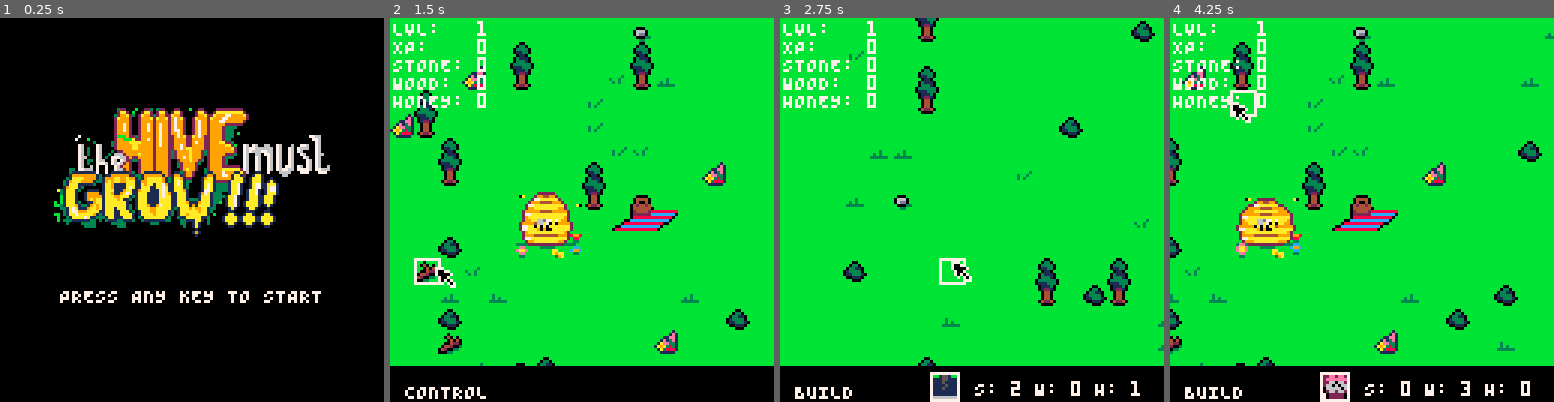
Above: before the commit, frames 1-4 (left to right).
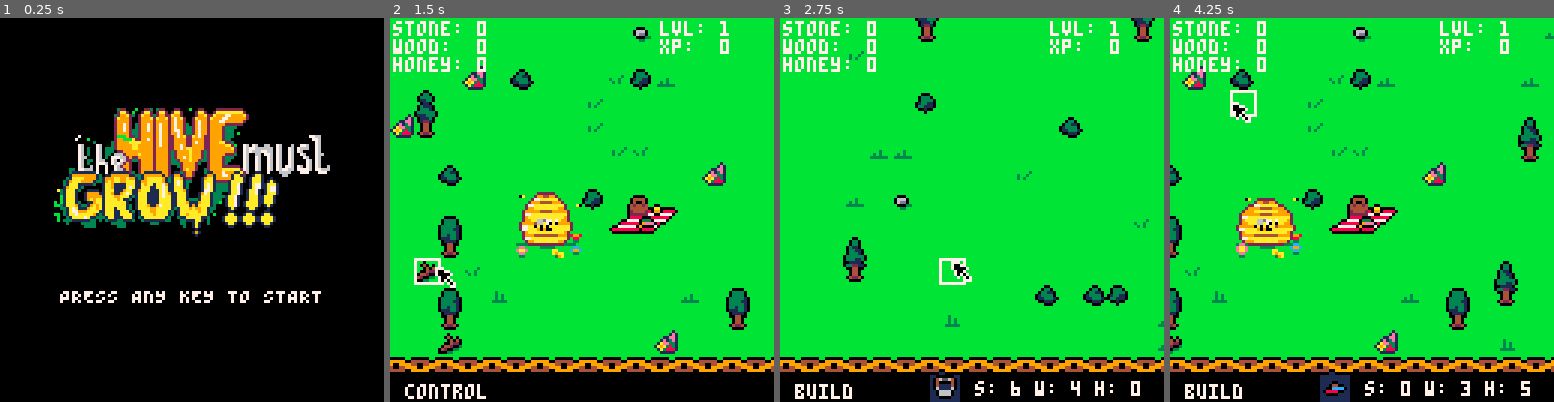
Above: after the commit, the same moments.

Repository: Kiyotoko/the-hive-must-grow
Game: PICO-8 cartridge game.p8
Same seed, same stepped clock (60 frames per second), same inputs: the game is played once before the commit and once after it.
Inputs (mouse positions are in pixels of both pictures, inside the frame that each line leads up to):
- Up to frame 1 (0.25 s): no input
- Up to frame 2 (1.5 s): tap X (X key) at 0.33, 1.07 s; click (670, 121) at 0.67 s; tap O (Z key) at 0.7 s; click (436, 267) at 1.22 s
- Up to frame 3 (2.75 s): hold Right 1.6-2.1 s; tap O (Z key) at 1.7, 2.1, 2.5 s; click (887, 114) at 1.77 s; tap X (X key) at 1.85 s; hold Up 2.15-2.42 s; click (952, 259) at 2.32 s; hold Right from 2.47 s (still down)
- Up to frame 4 (4.25 s): click (1404, 106) at 2.87 s; tap O (Z key) every 0.4 s from 2.9 to 4.1 s; tap X (X key) at 2.97, 4.08 s; release Right at 3.03 s; hold Left 3.08-3.58 s; click (1465, 256) at 3.42 s; hold Down 3.63-3.97 s; click (1231, 102) at 3.97 s; hold Right from 4.02 s (still down)

The runs differ from the first frame. In frame 1, 0.2% of the frame differs, in the area x 27-61%, y 27-39%; in frame 2, 9.9%; in frame 3, 8.5%; in frame 4, 11%, in the area x 0-100%, y 0-100%.

Commit message:
Release for game jam

Diff:
--- a/buildings.lua
+++ b/buildings.lua
@@ -50,10 +50,11 @@
     },
     display = Cycle.new{},
     dim = Vec2.new{ x=3, y=3 },
-    icon = 24,
-    price = Inventory.new{
-        stone = 3,
-        honey = 9
+    icon = 68,
+    price = Inventory.new{
+        stone = 2,
+        wood = 4,
+        honey = 6
     }
 }
 Hive.__index = Hive
@@ -78,10 +79,10 @@
     },
     display = Cycle.new{},
     dim = Vec2.new{ x=3, y=3 },
-    icon = 30,
-    price = Inventory.new{
-        stone = 2,
-        honey = 1
+    icon = 84,
+    price = Inventory.new{
+        stone = 6,
+        wood = 4
     }
 }
 Farm.__index = Farm
@@ -111,12 +112,16 @@
 end
 
 Clock = {
-    frames = List.from{ Vec2.new{ y=3 }},
-    display = Cycle.new{},
+    frames = List.from{
+        Vec2.new{ y=3 },
+        Vec2.new{ x=3, y=3 }
+    },
+    display = Cycle.new{ max=2 },
     dim = Vec2.new{ x=3, y=3 },
-    icon = 120,
-    price = Inventory.new{
-        wood = 3
+    icon = 83,
+    price = Inventory.new{
+        stone = 2,
+        wood = 6
     }
 }
 Clock.__index = Clock
@@ -135,18 +140,19 @@
 end
 
 function Clock:draw()
-    local frame = Clock.frames:get(Storage.display.val)
+    local frame = Clock.frames:get(Clock.display.val)
     map(frame.x, frame.y, Tile2Pixel(self.pos.x), Tile2Pixel(self.pos.y), Clock.dim.x, Clock.dim.y)
 end
 
 ---@class Storage: Building
 Storage = {
-    frames = List.from{ Vec2.new{ x=3, y=3 }},
+    frames = List.from{ Vec2.new{ x=12, y=4 }},
     display = Cycle.new{},
     dim = Vec2.new{ x=3, y=2 },
-    icon = 123,
-    price = Inventory.new{
-        stone = 4
+    icon = 66,
+    price = Inventory.new{
+        wood = 3,
+        honey = 5
     }
 }
 Storage.__index = Storage
@@ -171,7 +177,7 @@
 
 function Storage:draw()
     local frame = Storage.frames:get(Storage.display.val)
-    map(frame.x, frame.y, Tile2Pixel(self.pos.x), Tile2Pixel(self.pos.y), Farm.dim.x, Farm.dim.y)
+    map(frame.x, frame.y, Tile2Pixel(self.pos.x), Tile2Pixel(self.pos.y), Storage.dim.x, Storage.dim.y)
 end
 
 Queen = {
@@ -181,9 +187,10 @@
     },
     display = Cycle.new{ max=2 },
     dim = Vec2.new{ x=3, y=3 },
-    icon = 56,
-    price = Inventory.new{
-        honey = 18
+    icon = 67,
+    price = Inventory.new{
+        wood = 1,
+        honey = 10
     }
 }
 Queen.__index = Queen
@@ -200,13 +207,16 @@
 
 Tradeport = {
     frames = List.from{
-        Vec2.new{ }
-    },
-    display = Cycle.new{},
-    dim = Vec2.new{ x=3, y=3 },
-    icon = 56,
-    price = Inventory.new{
-        stone = 4
+        Vec2.new{ x=12 },
+        Vec2.new{ x=12, y=2 }
+    },
+    display = Cycle.new{ max=2 },
+    dim = Vec2.new{ x=2, y=2 },
+    icon = 49,
+    price = Inventory.new{
+        stone = 8,
+        wood = 8,
+        honey = 4
     }
 }
 Tradeport.__index = Tradeport
@@ -235,10 +245,39 @@
     map(frame.x, frame.y, Tile2Pixel(self.pos.x), Tile2Pixel(self.pos.y), Tradeport.dim.x, Tradeport.dim.y)
 end
 
+Box = {
+    frames = List.from{
+        Vec2.new{ x=14, y=2 }
+    },
+    display = Cycle.new{},
+    dim = Vec2.new{ x=2, y=2 },
+    icon = 50,
+    price = Inventory.new{
+        stone = 1,
+        wood = 2,
+        honey = 4
+    }
+}
+Box.__index = Box
+
+function Box.new(pos)
+    Player:get_xp(15)
+    return Building.new(pos, Box, true)
+end
+
+function Box:draw()
+    local frame = Box.frames:get(Box.display.val)
+    map(frame.x, frame.y, Tile2Pixel(self.pos.x), Tile2Pixel(self.pos.y), Box.dim.x, Box.dim.y)
+end
+
+
 Fauna = {
     types = List.from{
-        Vec2.new{ x=12 },
-        Vec2.new{ x=13 }
+        Vec2.new{ x=12, y=6 },
+        Vec2.new{ x=13, y=6 },
+        Vec2.new{ x=14, y=6 },
+        Vec2.new{ x=15, y=6 },
+        Vec2.new{ x=16, y=6 }
     },
     dim = Vec2.new{ x=1, y=2 }
 }
@@ -246,7 +285,7 @@
 
 function Fauna.new(pos)
     local created = Building.new(pos, Fauna, true)
-    created.type = flr(rnd(2))
+    created.type = flr(rnd(5))
     return created
 end
 
@@ -256,7 +295,7 @@
 end
 
 ---Build options is the list of all possible classes that extend from building that the user can build.
-BuildOptions = List.from{Hive, Farm, Clock, Storage, Queen}
+BuildOptions = List.from{Hive, Farm, Storage, Tradeport, Clock, Box, Queen}
 
 SelectedOption = Cycle.new{
     max=BuildOptions:len()
--- a/game.p8
+++ b/game.p8
@@ -1,7 +1,7 @@
 pico-8 cartridge // http://www.pico-8.com
 version 42
 __lua__
--- the hive must grow
+-- game
 -- by leo, ella and karl
 
 #include utils.lua
@@ -140,89 +140,220 @@
 
 
 
+…(130 lines of a section not shown)…
 __gff__
 0000000000000000000000000000000000000000000000000000000000000000000000000000000000000000000000000000000000000000000000000000000000000000000000000000000001000000000000000000000000000000000000000000000000000000000000000000000000000000000000000000000000020000
 0100000000000000000000000000000001010000000100000000000000000000000000000000000000000000000000000000000000000000000000000000000001010101010101010101010101010101010101010101010101010101010101010000000000000000000000000000000000000000000000000000000000000000
 __map__
-0d0e0f3d3e3f0708090a0b0c1102000000000000000000000000000000000000000000000000000000000000000000000000000000000000000000000000000000000000000000000000000000000000000000000000000000000000000000000000000000000000000000000000000000000000000000000000000000000000
-1d1e1f4d4e4f1718191a1b1c0112000000000000000000000000000000000000000000000000000000000000000000000000000000000000000000000000000000000000000000000000000000000000000000000000000000000000000000000000000000000000000000000000000000000000000000000000000000000000
-2d2e2f5d5e5f2728292a2b2c0000000000000000000000000000000000000000000000000000000000000000000000000000000000000000000000000000000000000000000000000000000000000000000000000000000000000000000000000000000000000000000000000000000000000000000000000000000000000000
-6768697a7b7a3738393a3b3c0000000000000000000000000000000000000000000000000000000000000000000000000000000000000000000000000000000000000000000000000000000000000000000000000000000000000000000000000000000000000000000000000000000000000000000000000000000000000000
-7778798a8b8c4748494a4b4c0000000000000000000000000000000000000000000000000000000000000000000000000000000000000000000000000000000000000000000000000000000000000000000000000000000000000000000000000000000000000000000000000000000000000000000000000000000000000000
-8788899a9a9a5758595a5b5c0000000000000000000000000000000000000000000000000000000000000000000000000000000000000000000000000000000000000000000000000000000000000000000000000000000000000000000000000000000000000000000000000000000000000000000000000000000000000000
-a3a4a5a6a7a8a9aaabacadae0000000000000000000000000000000000000000000000000000000000000000000000000000000000000000000000000000000000000000000000000000000000000000000000000000000000000000000000000000000000000000000000000000000000000000000000000000000000000000
-b3b4b5b6b7b8b9babbbcbdbe0000000000000000000000000000000000000000000000000000000000000000000000000000000000000000000000000000000000000000000000000000000000000000000000000000000000000000000000000000000000000000000000000000000000000000000000000000000000000000
+0d0e0f3d3e3f0708090a0b0c8586840000000000000000000000000000000000000000000000000000000000000000000000000000000000000000000000000000000000000000000000000000000000000000000000000000000000000000000000000000000000000000000000000000000000000000000000000000000000
+1d1e1f4d4e4f1718191a1b1c9596940000000000000000000000000000000000000000000000000000000000000000000000000000000000000000000000000000000000000000000000000000000000000000000000000000000000000000000000000000000000000000000000000000000000000000000000000000000000
+2d2e2f5d5e5f2728292a2b2ca1a2ddde00000000000000000000000000000000000000000000000000000000000000000000000000000000000000000000000000000000000000000000000000000000000000000000000000000000000000000000000000000000000000000000000000000000000000000000000000000000
+6768696a6b6c3738393a3b3cb1b2edee00000000000000000000000000000000000000000000000000000000000000000000000000000000000000000000000000000000000000000000000000000000000000000000000000000000000000000000000000000000000000000000000000000000000000000000000000000000
+7778797a7b7c4748494a4b4c8182830000000000000000000000000000000000000000000000000000000000000000000000000000000000000000000000000000000000000000000000000000000000000000000000000000000000000000000000000000000000000000000000000000000000000000000000000000000000
+8788898a8b8c5758595a5b5c9192930000000000000000000000000000000000000000000000000000000000000000000000000000000000000000000000000000000000000000000000000000000000000000000000000000000000000000000000000000000000000000000000000000000000000000000000000000000000
+a3a4a5a6a7a8a9aaabacad9a1011129a9a000000000000000000000000000000000000000000000000000000000000000000000000000000000000000000000000000000000000000000000000000000000000000000000000000000000000000000000000000000000000000000000000000000000000000000000000000000
+b3b4b5b6b7b8b9babbbcbdbe2021220102000000000000000000000000000000000000000000000000000000000000000000000000000000000000000000000000000000000000000000000000000000000000000000000000000000000000000000000000000000000000000000000000000000000000000000000000000000
 c3c4c5c6c7c8c9cacbcccdce0000000000000000000000000000000000000000000000000000000000000000000000000000000000000000000000000000000000000000000000000000000000000000000000000000000000000000000000000000000000000000000000000000000000000000000000000000000000000000
-d3d4d5d6d7d8d9dadbdcddde0000000000000000000000000000000000000000000000000000000000000000000000000000000000000000000000000000000000000000000000000000000000000000000000000000000000000000000000000000000000000000000000000000000000000000000000000000000000000000
-e3e4e5e6e7e8e9eaebecedee0000000000000000000000000000000000000000000000000000000000000000000000000000000000000000000000000000000000000000000000000000000000000000000000000000000000000000000000000000000000000000000000000000000000000000000000000000000000000000
-eeeeeeeeeeeef9fafbfcedee0000000000000000000000000000000000000000000000000000000000000000000000000000000000000000000000000000000000000000000000000000000000000000000000000000000000000000000000000000000000000000000000000000000000000000000000000000000000000000
-…(70 lines of a section not shown)…
+d3d4d5d6d7d8d9dadbdc9a9a0000000000000000000000000000000000000000000000000000000000000000000000000000000000000000000000000000000000000000000000000000000000000000000000000000000000000000000000000000000000000000000000000000000000000000000000000000000000000000
+e3e4e5e6e7e8e9eaebec9a9a0000000000000000000000000000000000000000000000000000000000000000000000000000000000000000000000000000000000000000000000000000000000000000000000000000000000000000000000000000000000000000000000000000000000000000000000000000000000000000
+9a9a9a9a9a9af9fafbfc9a9a0000000000000000000000000000000000000000000000000000000000000000000000000000000000000000000000000000000000000000000000000000000000000000000000000000000000000000000000000000000000000000000000000000000000000000000000000000000000000000
+6d7e6d7e6d7e6d7e6d7e6d7e6d7e6d6e00000000000000000000000000000000000000000000000000000000000000000000000000000000000000000000000000000000000000000000000000000000000000000000000000000000000000000000000000000000000000000000000000000000000000000000000000000000
+…(70 lines of a section not shown)…
--- a/player.lua
+++ b/player.lua
@@ -53,7 +53,7 @@
 
 ---@class Player
 Player = {
-    inv = Inventory:new(),
+    inv = Inventory.new{},
     bees = List.new(),
     buildings = List.new(),
     selected = nil,
--- a/ui.lua
+++ b/ui.lua
@@ -1,46 +1,30 @@
 UI = {
-  height = 12
+    height = 12
 }
 
 function UI:draw()
-  print("LVL:   " .. Player.lvl, Cam.x+1, Cam.y+1, 7)
-  print("XP:    " .. Player.xp)
-  print("STONE: " .. Player.inv.stone)
-  print("WOOD:  " .. Player.inv.wood)
-  print("HONEY: " .. Player.inv.honey)
-  -- black background
-  rectfill(Cam.x, Cam.y + 128 - UI.height, Cam.x + 128, Cam.y + 128, 0)
+    print("lvl: " .. Player.lvl, Cam.x+90, Cam.y+1, 7)
+    print("xp:  " .. Player.xp)
+    print("stone: " .. Player.inv.stone, Cam.x+1, Cam.y+1)
+    print("wood:  " .. Player.inv.wood)
+    print("honey: " .. Player.inv.honey)
 
-  --[[
-  local step = flr((UI.height - 2 * UI.padding) / #Queen.goals)
-  local counter = 0
-  for i = 1, #Queen.goals do
-    local pos = { -- top left corner of timer
-      x = Cam.x + UI.padding,
-      y = 128 - UI.height + UI.padding + counter * step
-    }
-    -- timer label
-    print(Queen.goal_names[i], pos.x + UI.timer.width + UI.padding, pos.y-2, UI.timer.colors[i] or 3)
+    -- the building that is currently selected
+    local building = BuildOptions[SelectedOption.val]
 
-    -- timer
-    rectfill(
-      pos.x, pos.y,
-      pos.x + UI.timer.width - flr(UI.timer.width * (Queen.goals[i].val / Queen.goals[i].max)), pos.y + UI.timer.height,
-      UI.timer.colors[i] or 3
-    )
-    counter = counter + 1
-  end
-  ]]
+    -- black background
+    rectfill(Cam.x, Cam.y + 128 - UI.height, Cam.x + 128, Cam.y + 128, 0)
+    if not ControlMode then
+        -- draw indicator bg
+        rectfill(Cam.x + 50, Cam.y + 118, Cam.x + 59, Cam.y + 127, 1)
+        -- draw current building
+        spr(building.icon, Cam.x + 51, Cam.y + 119)
+    end
+    map(0, 12, Cam.x, Cam.y + 112, 16, 1)
 
-  local building = BuildOptions[SelectedOption.val]
-
-  -- print mode
-  print(ControlMode and "CONTROL" or "BUILD", Cam.x + 5, Cam.y + 122, 7)
-  if not ControlMode then
-    print("S: " .. building.price.stone .. " W: " .. building.price.wood .. " H: " .. building.price.honey, Cam.x + 65, Cam.y + 121, 7)
-    -- draw indicator bg
-    rectfill(Cam.x + 50, Cam.y + 118, Cam.x + 59, Cam.y + 127, 7)
-    -- draw current building
-    spr(building.icon, Cam.x + 51, Cam.y + 119)
-  end
+    -- print mode
+    print(ControlMode and "control" or "build", Cam.x + 5, Cam.y + 122, 7)
+    if not ControlMode then
+        print("s: " .. building.price.stone .. " w: " .. building.price.wood .. " h: " .. building.price.honey, Cam.x + 65, Cam.y + 121, 7)
+    end
 end
Not shown, changed: 244 lines of the sprite sheet (__gfx__) section of game.p8
Not shown, changed: the thumbnail (__label__) section of game.p8
